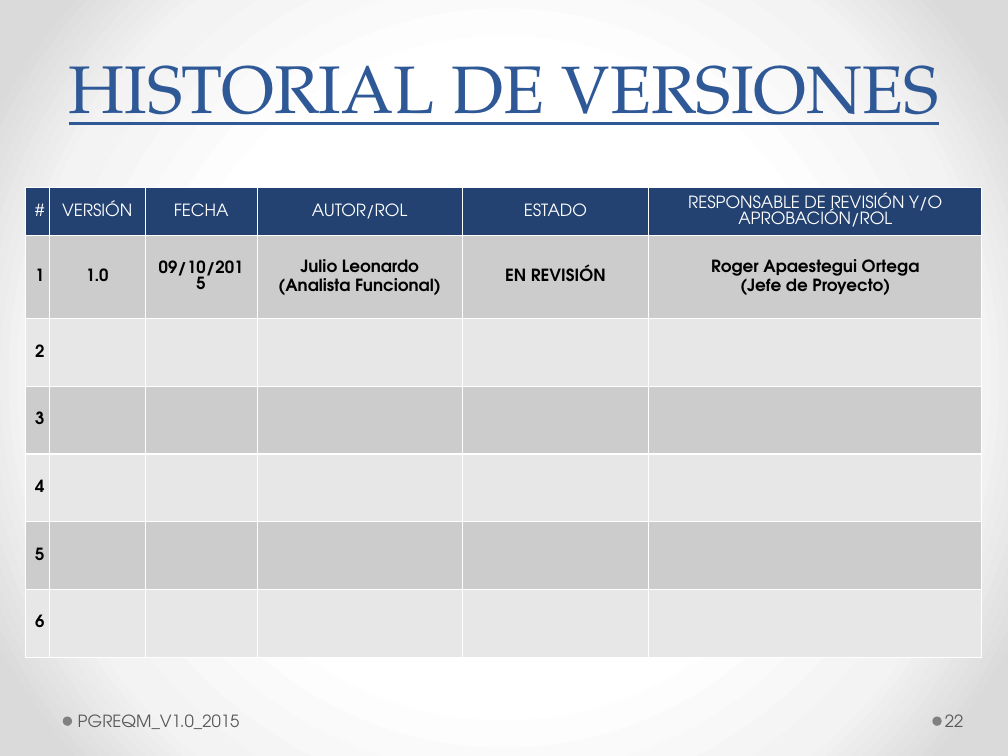
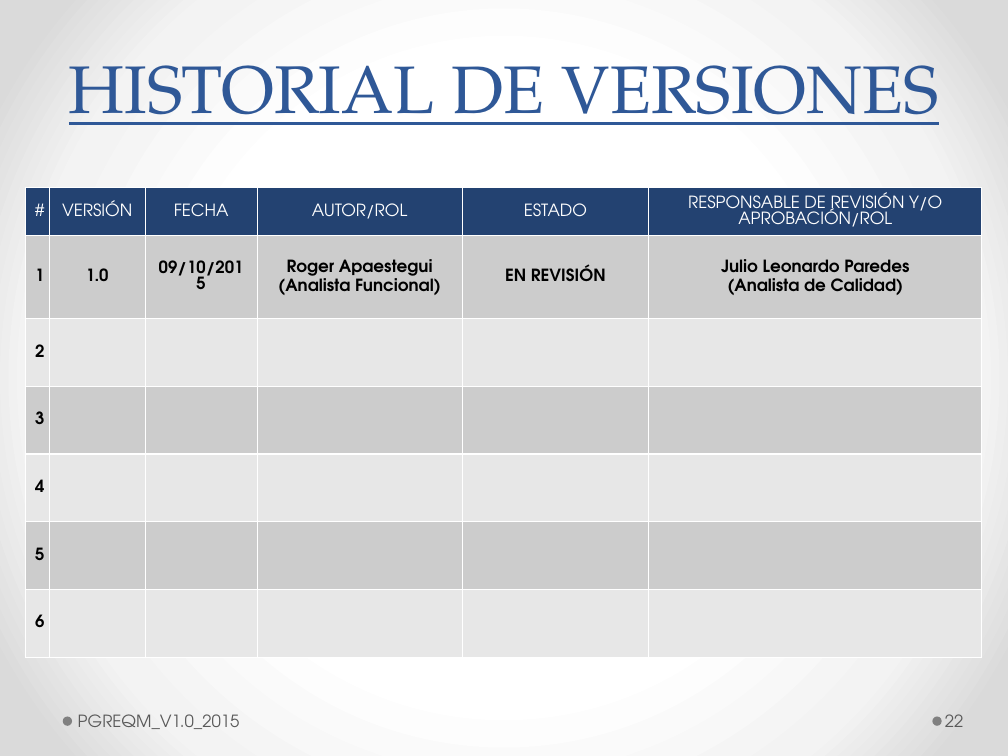
Before and after one commit to lowrider80/UTP-GPS-ALARM, a slide deck: slide 22 of Area_de_Proceso-_REQM/PGREQM/PGREQM_V1.0_2015.pptx. Drawn at 1008x756 pixels with LibreOffice and Linux fonts; fonts in the diff are those of the drawing. Boxes give left, top, right and bottom in pixels: in the first picture for what was removed or moved away, otherwise in the second. Text is boxed around its words. In the diff, an @@ line names an element or a change of style, - is before the commit and + after.

```diff
--- a/Area_de_Proceso-_REQM/PGREQM/PGREQM_V1.0_2015.pptx
+++ b/Area_de_Proceso-_REQM/PGREQM/PGREQM_V1.0_2015.pptx
@@ table at box(25, 187, 980, 659) @@
-row 2, column 4: Julio Leonardo / (Analista Funcional)
+row 2, column 4: Roger Apaestegui / (Analista Funcional)
-row 2, column 6: Roger Apaestegui Ortega / (Jefe de Proyecto)
+row 2, column 6: Julio Leonardo Paredes / (Analista de Calidad)
```
Also in this commit, not shown: 1 other slide changed.
